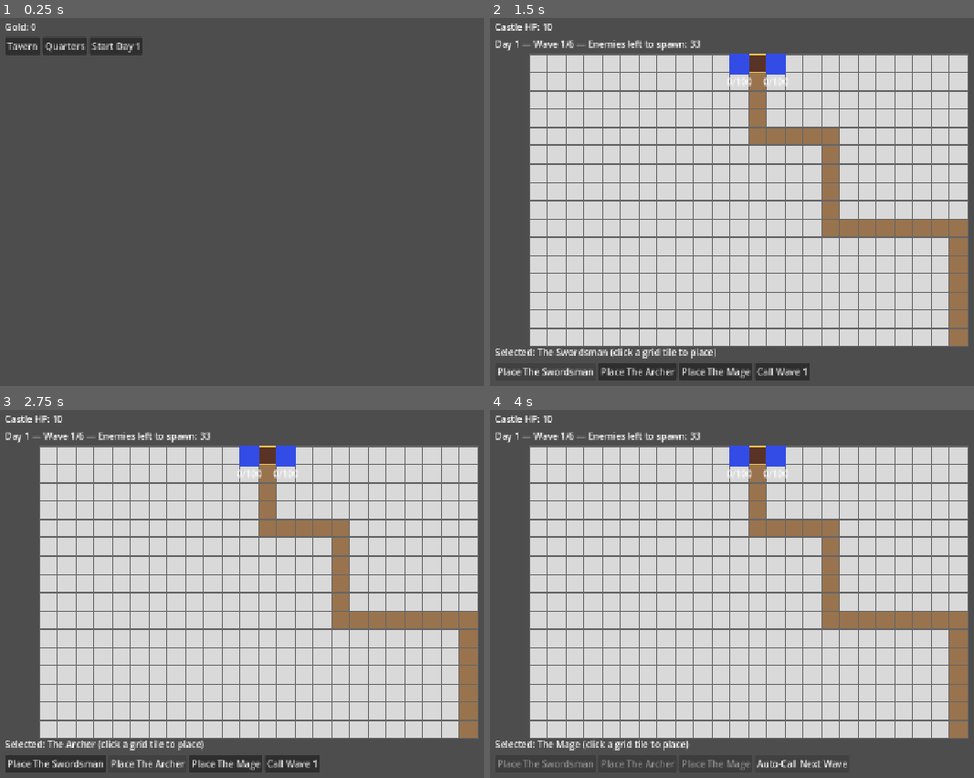
Above: before the commit, frames 1-4 (two rows, left to right).
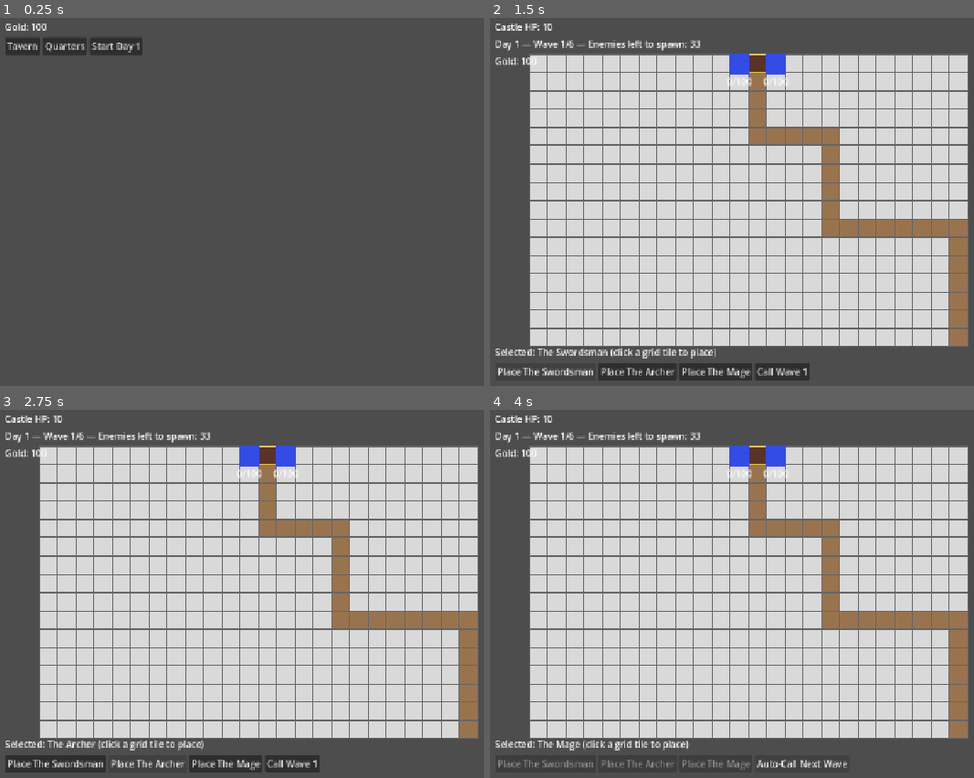
Above: after the commit, the same moments.

Repository: qzak/td-m3-game
Game: Godot game, scene res://scenes/castle/castle.tscn
Same seed, same stepped clock (60 frames per second), same inputs: the game is played once before the commit and once after it.
Inputs:
- Up to frame 1 (0.25 s): no input
- Up to frame 2 (1.5 s): click "Start Day 1" at 0.5 s; click "Place The Swordsman" at 1.25 s
- Up to frame 3 (2.75 s): click "Place The Archer" at 2 s
- Up to frame 4 (4 s): click "Place The Mage" at 2.75 s; click "Call Wave 1" at 3.5 s

The runs differ from the first frame. In frame 1, less than 0.1% of the frame differs, in the area x 6-10%, y 1-4%; in frame 2, less than 0.1%, in the area x 1-10%, y 10-13%; in frame 3, less than 0.1%; in frame 4, less than 0.1%.

Commit message:
add shopping system, and a fourth adventurer so theres someone to buy

Diff:
--- a/autoload/game_state.gd
+++ b/autoload/game_state.gd
@@ -2,11 +2,16 @@
 ## Holds the player's persistent save data for the current session.
 ## Loaded/saved via SaveManager. Systems read/write through this singleton.
 
-var currency: int = 0
+var currency: int = 100
 var materials: Dictionary = {}  # material_id (String) -> amount (int)
 
-var owned_adventurers: Array = []  # Array[Dictionary] instance data (id, level, equipped items)
-var active_roster_ids: Array = []  # adventurer instance ids selected in Quarters
+## Every player starts owning the three founding adventurers already (no need to recruit them).
+var owned_adventurers: Array = [
+	{"def_id": "swordsman", "instance_id": "swordsman_start", "level": 1, "equipped": []},
+	{"def_id": "archer", "instance_id": "archer_start", "level": 1, "equipped": []},
+	{"def_id": "mage", "instance_id": "mage_start", "level": 1, "equipped": []},
+]
+var active_roster_ids: Array = ["swordsman", "archer", "mage"]  # pre-filled, matches starting capacity
 
 var building_levels: Dictionary = {
 	"tavern": 1,
--- a/autoload/save_manager.gd
+++ b/autoload/save_manager.gd
@@ -41,8 +41,13 @@
 
 	GameState.currency = parsed.get("currency", 0)
 	GameState.materials = parsed.get("materials", {})
-	GameState.owned_adventurers = parsed.get("owned_adventurers", [])
-	GameState.active_roster_ids = parsed.get("active_roster_ids", [])
+	# Keep GameState's built-in starting roster if an older save predates it (empty arrays).
+	var loaded_owned: Array = parsed.get("owned_adventurers", [])
+	if not loaded_owned.is_empty():
+		GameState.owned_adventurers = loaded_owned
+	var loaded_roster: Array = parsed.get("active_roster_ids", [])
+	if not loaded_roster.is_empty():
+		GameState.active_roster_ids = loaded_roster
 	GameState.building_levels = parsed.get("building_levels", GameState.building_levels)
 	GameState.tavern_roster_ids = parsed.get("tavern_roster_ids", [])
 	GameState.tavern_next_refresh_unix = parsed.get("tavern_next_refresh_unix", 0)
--- /dev/null
+++ b/data/adventurers/berserker.tres
@@ -0,0 +1,17 @@
+[gd_resource type="Resource" script_class="AdventurerData" load_steps=2 format=3]
+
+[ext_resource type="Script" path="res://data/adventurers/adventurer_data.gd" id="1"]
+
+[resource]
+script = ExtResource("1")
+id = "berserker"
+display_name = "The Berserker"
+rarity = 2
+type = 0
+damage_min = 8
+damage_max = 14
+range_min = 1
+range_max = 1
+attack_pool = 140
+attack_regen = 20
+recruit_cost = 250
--- a/data/enemies/enemy_data.gd
+++ b/data/enemies/enemy_data.gd
@@ -17,4 +17,6 @@
 @export var can_double_move: bool = false
 @export var double_move_chance: float = 0.5  ## chance per move step to move double distance
 
+@export var bounty: int = 5  ## gold awarded to the player when this enemy is killed
+
 @export var sprite: Texture2D
--- a/data/enemies/goblin.tres
+++ b/data/enemies/goblin.tres
@@ -10,3 +10,4 @@
 armour = 0
 move_steps_per_turn = 1
 is_boss = false
+bounty = 5
--- a/data/enemies/goblin_rider.tres
+++ b/data/enemies/goblin_rider.tres
@@ -12,3 +12,4 @@
 is_boss = false
 can_double_move = true
 double_move_chance = 0.5
+bounty = 10
--- a/data/enemies/goblin_shaman.tres
+++ b/data/enemies/goblin_shaman.tres
@@ -13,3 +13,4 @@
 can_stun = true
 stun_duration_steps = 2
 stun_range = 1
+bounty = 10
--- a/data/enemies/large_goblin.tres
+++ b/data/enemies/large_goblin.tres
@@ -11,3 +11,4 @@
 move_steps_per_turn = 1
 move_period = 2
 is_boss = false
+bounty = 12
--- a/data/waves/day_1.tres
+++ b/data/waves/day_1.tres
@@ -14,3 +14,4 @@
 day_index = 1
 waves = Array[ExtResource("2")]([ExtResource("3"), ExtResource("4"), ExtResource("5"), ExtResource("6"), ExtResource("7"), ExtResource("8")])
 difficulty_scalar = 1.0
+completion_reward = 150
--- a/data/waves/day_data.gd
+++ b/data/waves/day_data.gd
@@ -5,3 +5,4 @@
 @export var day_index: int = 0
 @export var waves: Array[WaveData] = []
 @export var difficulty_scalar: float = 1.0
+@export var completion_reward: int = 100  ## gold awarded once all waves are cleared
--- a/scenes/castle/buildings/quarters.tscn
+++ b/scenes/castle/buildings/quarters.tscn
@@ -15,5 +15,16 @@
 position = Vector2(20, 50)
 text = "Active roster: 0 / 2"
 
-[node name="RosterList" type="VBoxContainer" parent="."]
+[node name="ActiveTitle" type="Label" parent="."]
 position = Vector2(20, 80)
+text = "Active Roster"
+
+[node name="ActiveList" type="VBoxContainer" parent="."]
+position = Vector2(20, 105)
+
+[node name="AvailableTitle" type="Label" parent="."]
+position = Vector2(320, 80)
+text = "Available Adventurers"
+
+[node name="AvailableList" type="VBoxContainer" parent="."]
+position = Vector2(320, 105)
--- a/scenes/tower_defense/td_battle.tscn
+++ b/scenes/tower_defense/td_battle.tscn
@@ -32,6 +32,10 @@
 position = Vector2(20, 20)
 text = "Castle HP: 10"
 
+[node name="GoldLabel" type="Label" parent="UI/HUD"]
+position = Vector2(20, 80)
+text = "Gold: 0"
+
 [node name="WaveLabel" type="Label" parent="UI/HUD"]
 position = Vector2(20, 50)
 text = "Day 1 — Wave 1/3 — Enemies left to spawn: 23"
--- a/scripts/castle/quarters_controller.gd
+++ b/scripts/castle/quarters_controller.gd
@@ -2,7 +2,8 @@
 class_name QuartersController
 ## Lets the player pick which owned adventurers are active for the next TD battle.
 
-@onready var roster_list: VBoxContainer = $RosterList
+@onready var active_list: VBoxContainer = $ActiveList
+@onready var available_list: VBoxContainer = $AvailableList
 @onready var capacity_label: Label = $CapacityLabel
 
 func _ready() -> void:
@@ -12,7 +13,9 @@
 	_build_rows()
 
 func _build_rows() -> void:
-	for child in roster_list.get_children():
+	for child in active_list.get_children():
+		child.queue_free()
+	for child in available_list.get_children():
 		child.queue_free()
 
 	var capacity := GameState.capacity_for("quarters")
@@ -24,25 +27,40 @@
 		if def == null:
 			continue
 
+		var is_active := GameState.active_roster_ids.has(def_id)
 		var row := HBoxContainer.new()
-		var checkbox := CheckBox.new()
-		checkbox.text = def.display_name
-		checkbox.button_pressed = GameState.active_roster_ids.has(def_id)
-		checkbox.toggled.connect(_on_toggled.bind(def_id))
-		row.add_child(checkbox)
-		roster_list.add_child(row)
+		var label := Label.new()
+		label.text = def.display_name
+		label.custom_minimum_size = Vector2(160, 0)
+		row.add_child(label)
 
-func _on_toggled(pressed: bool, def_id: String) -> void:
+		var button := Button.new()
+		if is_active:
+			button.text = "Remove"
+			button.pressed.connect(_on_remove_pressed.bind(def_id))
+		else:
+			button.text = "Add"
+			button.disabled = GameState.active_roster_ids.size() >= capacity
+			button.pressed.connect(_on_add_pressed.bind(def_id))
+		row.add_child(button)
+
+		if is_active:
+			active_list.add_child(row)
+		else:
+			available_list.add_child(row)
+
+func _on_add_pressed(def_id: String) -> void:
 	var capacity := GameState.capacity_for("quarters")
 	var roster: Array = GameState.active_roster_ids.duplicate()
-	if pressed:
-		if roster.size() >= capacity:
-			_build_rows()  # revert the checkbox, capacity is full
-			return
-		if not roster.has(def_id):
-			roster.append(def_id)
-	else:
-		roster.erase(def_id)
-
+	if roster.size() >= capacity or roster.has(def_id):
+		_build_rows()
+		return
+	roster.append(def_id)
 	GameState.set_active_roster(roster)
 	_build_rows()
+
+func _on_remove_pressed(def_id: String) -> void:
+	var roster: Array = GameState.active_roster_ids.duplicate()
+	roster.erase(def_id)
+	GameState.set_active_roster(roster)
+	_build_rows()
--- a/scripts/castle/tavern_controller.gd
+++ b/scripts/castle/tavern_controller.gd
@@ -2,7 +2,7 @@
 class_name TavernController
 ## Recruits new adventurers into GameState.owned_adventurers on a real-time refresh timer.
 
-@export var pool_ids: Array[String] = ["swordsman", "archer", "mage"]
+@export var pool_ids: Array[String] = ["swordsman", "archer", "mage", "berserker"]
 @export var refresh_interval_seconds: int = 21600  # 6 real hours
 
 @onready var roster_list: VBoxContainer = $RosterList
--- a/scripts/tower_defense/battle_controller.gd
+++ b/scripts/tower_defense/battle_controller.gd
@@ -18,6 +18,7 @@
 @onready var step_timer: Timer = $StepTimer
 @onready var castle_hp_label: Label = $UI/HUD/CastleHPLabel
 @onready var wave_label: Label = $UI/HUD/WaveLabel
+@onready var gold_label: Label = $UI/HUD/GoldLabel
 @onready var result_label: Label = $UI/HUD/ResultLabel
 @onready var selected_label: Label = $UI/HUD/SelectedLabel
 @onready var start_button: Button = $UI/HUD/Controls/StartBattleButton
@@ -240,6 +241,7 @@
 			var dmg := randi_range(adventurer.data.damage_min, adventurer.data.damage_max)
 			if target.take_damage(dmg):
 				enemies.erase(target)
+				GameState.add_currency(target.data.bounty)
 				target.queue_free()
 	_check_end_conditions()
 
@@ -304,6 +306,7 @@
 		step_timer.stop()
 		result_label.text = "Day Cleared!"
 		return_button.visible = true
+		GameState.add_currency(day_data.completion_reward)
 		EventBus.day_won.emit(day_data.day_index)
 	else:
 		# Field is clear and nothing is spawning — pause so adventurers stop gaining
@@ -313,6 +316,7 @@
 
 func _update_hud() -> void:
 	castle_hp_label.text = "Castle HP: %d" % castle_hp
+	gold_label.text = "Gold: %d" % GameState.currency
 	var wave_display := mini(current_wave_index + 1, day_data.waves.size())
 	wave_label.text = "Day %d — Wave %d/%d — Enemies left to spawn: %d" % [
 		day_data.day_index, wave_display, day_data.waves.size(), total_enemies_remaining_to_spawn
Not shown, changed: docs/systems/castle.md
Not shown, changed: docs/systems/tower_defense.md
